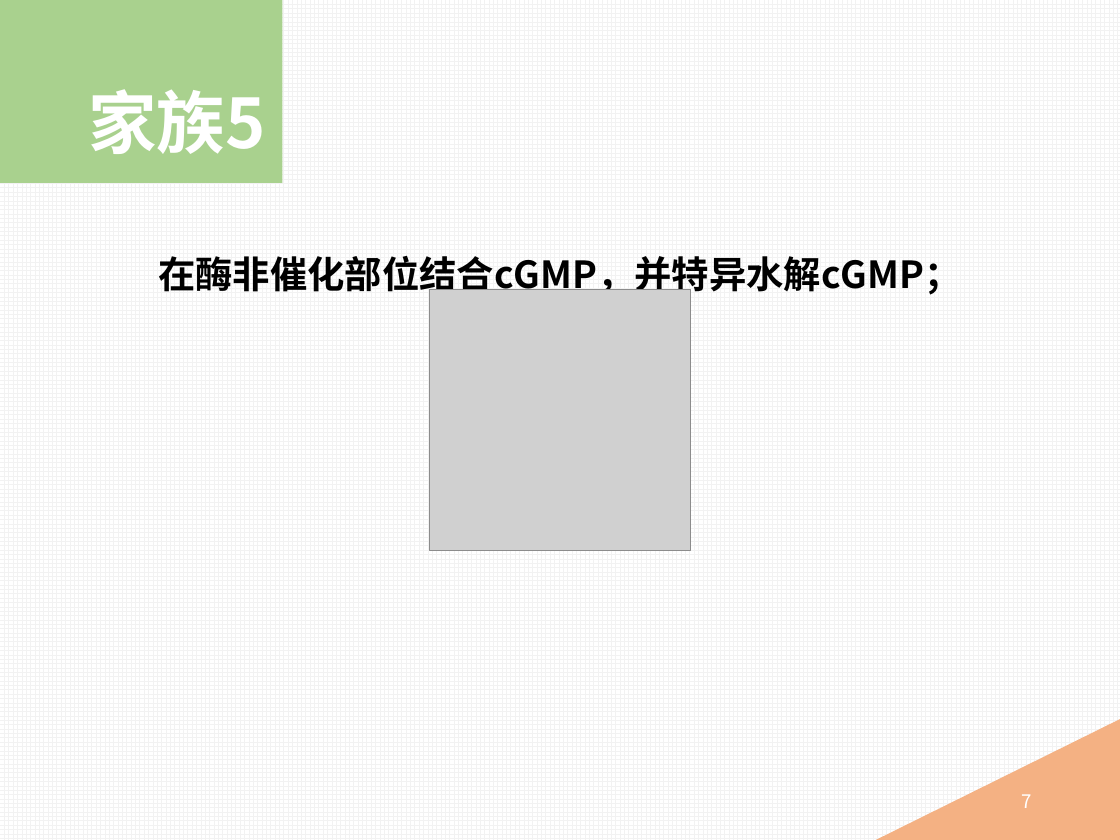
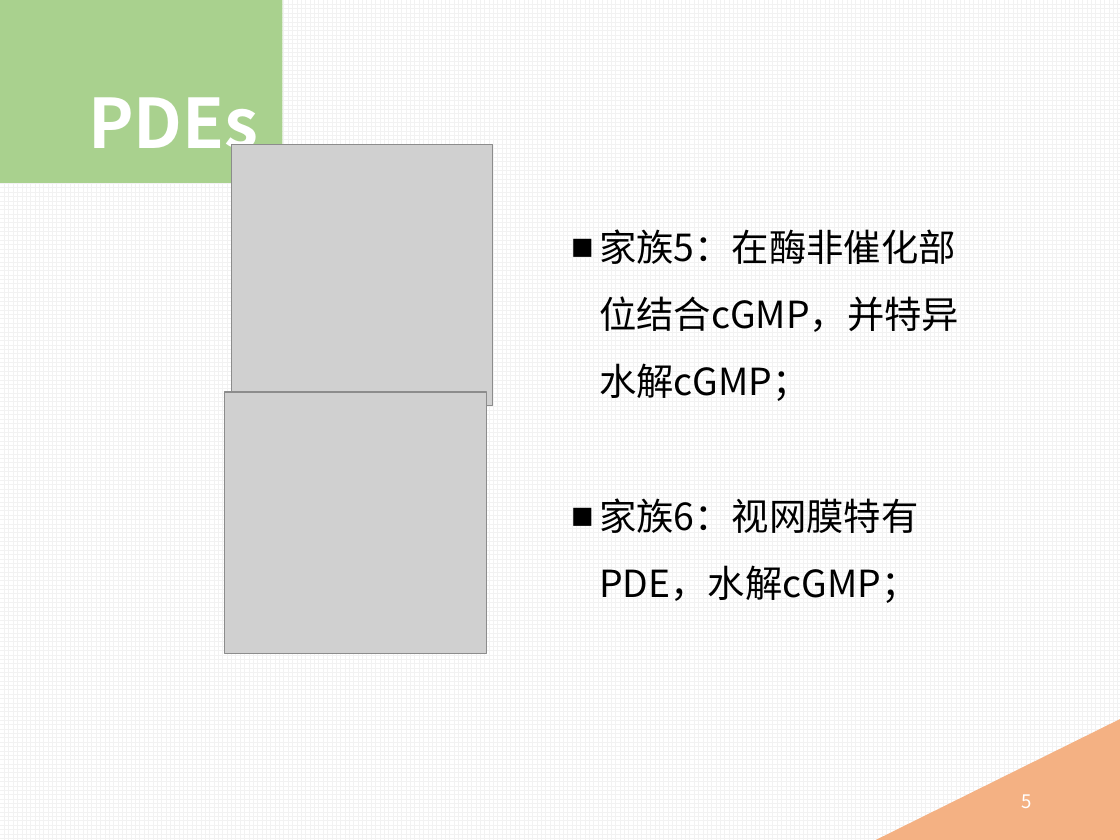
Before and after one commit to mingyong/Project-PDE, a slide deck: slide 5 of 磷酸二酯酶抑制剂.pptx (slide 7 before the commit). Drawn at 1120x840 pixels with LibreOffice and Linux fonts; fonts in the diff are those of the drawing; grey boxes stand for pictures. Boxes give left, top, right and bottom in pixels: in the first picture for what was removed or moved away, otherwise in the second. Text is boxed around its words. In the diff, an @@ line names an element or a change of style, - is before the commit and + after.

```diff
--- a/磷酸二酯酶抑制剂.pptx
+++ b/磷酸二酯酶抑制剂.pptx
@@ title at box(88, 97, 258, 165): text changed @@
-家族5
+PDEs
@@ picture: place and size @@
-picture at box(429, 289, 690, 550)
+picture at box(232, 144, 493, 405)
@@ text at box(599, 229, 959, 603): text changed; bold off @@
-在酶非催化部位结合cGMP，并特异水解cGMP；
+■ 家族5：在酶非催化部位结合cGMP，并特异水解cGMP；
+■ 家族6：视网膜特有PDE，水解cGMP；
@@ picture added at box(225, 392, 486, 653) @@
@@ page number at box(1021, 794, 1031, 808): text changed @@
-7
+5
```
Also in this commit, not shown: 3 other slides changed, 4 slides removed, 1 other file.
